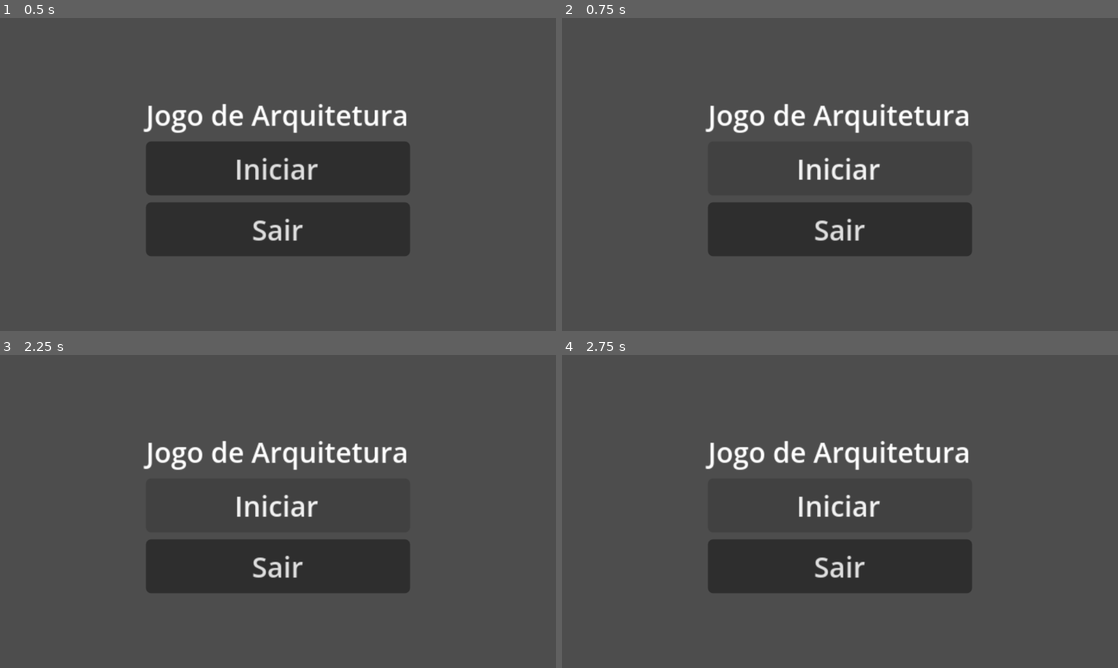
Above: before the commit, frames 1-4 (two rows, left to right).
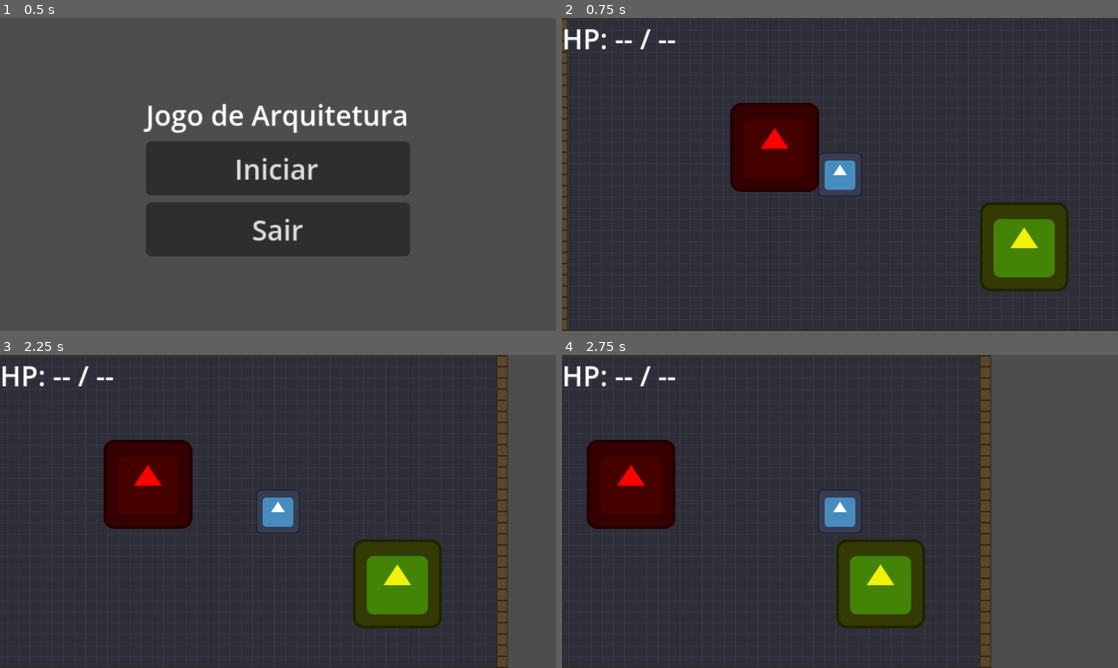
Above: after the commit, the same moments.

Repository: UnBArqDsw2026-1-Turma02/2026.1-T02_G1_MadDev_Entrega_03
Game: Godot game, scene res://scenes/ui/main_menu.tscn
The game is run twice, just before and just after one commit, with the same random seed, the same clock (stepped at 60 frames per second) and the same inputs. The engine's default icon, where the game draws it, is replaced by a stand-in: a white triangle on a blue panel in a dark square.
Inputs (mouse positions are in pixels of both pictures, inside the frame that each line leads up to):
- Up to frame 1 (0.5 s): no input
- Up to frame 2 (0.75 s): click "Iniciar" at 0.5 s
- Up to frame 3 (2.25 s): click (278, 505) at 1.25 s, where only the run before the commit has a clickable "Iniciar"; tap Enter at 2 s; hold D (move_right) from 2.03 s (still down); tap Space (dash) at 2.1 s
- Up to frame 4 (2.75 s): keep holding D (move_right)

Frame 1 is identical in both runs. In frame 2, 78% of the frame differs, in the area x 0-100%, y 0-100%; in frame 3, 71%; in frame 4, 60%.
Error before the commit: Invalid call. Nonexistent function 'reset_game_state' in base 'Nil'. (res://scripts/ui/main_menu.gd:4)

Commit message:
correcao do pr

Diff:
--- a/jogo/project.godot
+++ b/jogo/project.godot
@@ -22,7 +22,7 @@
 GameManager="*res://scripts/autoloads/game_manager.gd"
 AudioManager="*res://scenes/autoloads/audio_manager.tscn"
 StudentProfileRegistry="*res://scripts/resources/student_profile_registry.gd"
-GameFacade="*uid://bojbq48wwwoet"
+GameFacade="*res://scripts/autoloads/game_facade.gd"
 AchievementManager="*res://scripts/autoloads/achievement_manager.gd"
 
 [display]
--- /dev/null
+++ b/jogo/scenes/test_facade.gd
@@ -0,0 +1,146 @@
+## Teste do Facade Pattern.
+## Rode esta cena com F6. Resultados aparecem no painel Output.
+## Valida que GameFacade delega corretamente para cada subsistema
+## e que os sinais fluem via GameMediator → SignalBus (sem bypass).
+extends Node
+
+# ---------------------------------------------------------------------------
+# Contadores para validar que os sinais chegaram via Mediator
+# ---------------------------------------------------------------------------
+var _score_received: int = -1
+var _player_died_count: int = 0
+var _room_cleared_count: int = 0
+var _paused_state: bool = false
+
+var _pass: int = 0
+var _fail: int = 0
+
+
+func _ready() -> void:
+	# Conecta nos sinais do SignalBus para confirmar que chegam via Mediator
+	SignalBus.score_changed.connect(_on_score_changed)
+	SignalBus.player_died.connect(_on_player_died)
+	SignalBus.room_cleared.connect(_on_room_cleared)
+	SignalBus.game_paused.connect(_on_game_paused)
+
+	print("")
+	print("========================================")
+	print("   TESTE: GameFacade")
+	print("========================================")
+
+	await get_tree().process_frame
+
+	_test_start_run()
+	_test_award_points()
+	_test_toggle_pause()
+	_test_emit_player_died()
+	_test_emit_room_cleared()
+	_test_end_run()
+
+	print("----------------------------------------")
+	print("  RESULTADO: %d passaram | %d falharam" % [_pass, _fail])
+	print("========================================")
+	print("")
+
+
+# ---------------------------------------------------------------------------
+# Testes individuais
+# ---------------------------------------------------------------------------
+
+func _test_start_run() -> void:
+	print("\n[1] start_run()")
+	GameFacade.start_run()
+	_assert("GameManager.current_state == PLAYING",
+		GameManager.current_state == GameManager.GameState.PLAYING)
+	_assert("run_score resetado para 0",
+		GameManager.run_score == 0)
+
+
+func _test_award_points() -> void:
+	print("\n[2] award_points() → sinal score_changed via Mediator")
+	_score_received = -1
+	GameFacade.award_points(42)
+	_assert("run_score == 42",
+		GameManager.run_score == 42)
+	_assert("SignalBus.score_changed recebido (via Mediator)",
+		_score_received == 42)
+
+
+func _test_toggle_pause() -> void:
+	print("\n[3] toggle_pause() → sinal game_paused via Mediator")
+	GameFacade.start_run()  # garante estado PLAYING
+	GameFacade.toggle_pause()
+	_assert("GameManager.current_state == PAUSED",
+		GameManager.current_state == GameManager.GameState.PAUSED)
+	_assert("SignalBus.game_paused recebido com is_paused=true",
+		_paused_state == true)
+	_assert("get_tree().paused == true",
+		get_tree().paused == true)
+
+	# Despausa para não travar os testes seguintes
+	GameFacade.toggle_pause()
+	_assert("get_tree().paused == false após 2º toggle",
+		get_tree().paused == false)
+
+
+func _test_emit_player_died() -> void:
+	print("\n[4] emit_player_died() → sinal player_died via Mediator")
+	_player_died_count = 0
+	GameFacade.emit_player_died()
+	_assert("SignalBus.player_died recebido exatamente 1x (sem duplicata)",
+		_player_died_count == 1)
+
+
+func _test_emit_room_cleared() -> void:
+	print("\n[5] emit_room_cleared() → sinal room_cleared via Mediator")
+	_room_cleared_count = 0
+	GameFacade.emit_room_cleared()
+	_assert("SignalBus.room_cleared recebido exatamente 1x",
+		_room_cleared_count == 1)
+
+
+func _test_end_run() -> void:
+	print("\n[6] end_run(false) → GameState == GAME_OVER")
+	GameFacade.start_run()
+	GameFacade.end_run(false)
+	_assert("GameManager.current_state == GAME_OVER",
+		GameManager.current_state == GameManager.GameState.GAME_OVER)
+
+	print("\n[7] end_run(true) → GameState == VICTORY")
+	GameFacade.start_run()
+	GameFacade.end_run(true)
+	_assert("GameManager.current_state == VICTORY",
+		GameManager.current_state == GameManager.GameState.VICTORY)
+
+
+# ---------------------------------------------------------------------------
+# Callbacks dos sinais
+# ---------------------------------------------------------------------------
+
+func _on_score_changed(new_score: int) -> void:
+	_score_received = new_score
+
+
+func _on_player_died() -> void:
+	_player_died_count += 1
+
+
+func _on_room_cleared() -> void:
+	_room_cleared_count += 1
+
+
+func _on_game_paused(is_paused: bool) -> void:
+	_paused_state = is_paused
+
+
+# ---------------------------------------------------------------------------
+# Helper
+# ---------------------------------------------------------------------------
+
+func _assert(description: String, condition: bool) -> void:
+	if condition:
+		_pass += 1
+		print("  ✅ ", description)
+	else:
+		_fail += 1
+		print("  ❌ FALHOU: ", description)
--- a/jogo/scenes/world/test_room.tscn
+++ b/jogo/scenes/world/test_room.tscn
@@ -8,8 +8,7 @@
 [ext_resource type="PackedScene" uid="uid://bpausemenu001" path="res://scenes/ui/pause_menu.tscn" id="6_pause"]
 [ext_resource type="Script" uid="uid://dsawei2qls5mw" path="res://scripts/enemies/basic_enemy_spawner.gd" id="7_6s7be"]
 [ext_resource type="Script" uid="uid://c7lt8ue0cwaui" path="res://scripts/enemies/ranged_enemy_spawner.gd" id="7_u3u0o"]
-[ext_resource type="Script" uid="uid://cyeaw60efjvl4" path="res://scripts/world/projectile_pool.gd" id="8_vnu35"]
-[ext_resource type="Script" uid="uid://lr14jljvcf4l" path="res://scenes/test_pool.gd" id="9_wb54u"]
+[ext_resource type="Script" uid="uid://bdpmnpb2mo3c2" path="res://scripts/world/projectile_pool.gd" id="8_vnu35"]
 
 [node name="TestRoom" type="Node2D" unique_id=2062937570]
 
@@ -42,10 +41,6 @@
 [node name="ProjectilePool" type="Node" parent="." unique_id=135487366]
 script = ExtResource("8_vnu35")
 
-[node name="TestPool" type="Node" parent="." unique_id=1154113550 node_paths=PackedStringArray("pool")]
-script = ExtResource("9_wb54u")
-pool = NodePath("../ProjectilePool")
-
 [node name="spawn" type="Node2D" parent="." unique_id=1541222538]
 position = Vector2(417, 216)
 script = ExtResource("7_u3u0o")
--- a/jogo/scripts/autoloads/audio_manager.gd
+++ b/jogo/scripts/autoloads/audio_manager.gd
@@ -38,6 +38,22 @@
 	sfx_player.play()
 
 
+func play_sfx_by_name(sfx_name: String) -> void:
+	var stream := load("res://art/sounds/" + sfx_name + ".wav") as AudioStream
+	if stream:
+		play_sfx(stream)
+	else:
+		push_warning("AudioManager: som não encontrado - ", sfx_name)
+
+
+func play_music_by_name(music_name: String) -> void:
+	var stream := load("res://art/music/" + music_name + ".wav") as AudioStream
+	if stream:
+		play_music(stream)
+	else:
+		push_warning("AudioManager: música não encontrada - ", music_name)
+
+
 # ---------------------------------------------------------------------------
 # Utilitário interno
 # ---------------------------------------------------------------------------
--- a/jogo/scripts/autoloads/game_facade.gd
+++ b/jogo/scripts/autoloads/game_facade.gd
@@ -1,36 +1,21 @@
 ## Facade Pattern
-## Interface simplificada para os subsistemas do jogo (Audio, Game, Signals)
-## Registre como Autoload com nome "GameFacade" no project.godot
+## Interface simplificada para os subsistemas do jogo (Audio, Game, Signals).
+## Registrado como Autoload com nome "GameFacade" no project.godot.
+## Todo código de gameplay deve usar GameFacade em vez de chamar autoloads diretamente.
 extends Node
-
-# ---------------------------------------------------------------------------
-# Subsistemas (acessados via autoload)
-# ---------------------------------------------------------------------------
-# AudioManager, GameManager e SignalBus já estão registrados como autoloads
 
 # ---------------------------------------------------------------------------
 # Métodos de Áudio (AudioManager)
 # ---------------------------------------------------------------------------
 
-## Toca um efeito sonoro
-## @param sfx_name: Nome do arquivo de som (ex: "shoot", "explosion")
+## Toca um efeito sonoro pelo nome do arquivo (sem extensão)
 func play_sound(sfx_name: String) -> void:
-	# Exemplo: carrega e toca o som baseado no nome
-	var sfx_stream = load("res://art/sounds/" + sfx_name + ".wav")
-	if sfx_stream:
-		AudioManager.play_sfx(sfx_stream)
-	else:
-		push_warning("GameFacade: som não encontrado - ", sfx_name)
+	AudioManager.play_sfx_by_name(sfx_name)
 
 
-## Toca música de fundo
-## @param music_name: Nome do arquivo de música
+## Toca música de fundo pelo nome do arquivo (sem extensão)
 func play_music(music_name: String) -> void:
-	var music_stream = load("res://art/music/" + music_name + ".wav")
-	if music_stream:
-		AudioManager.play_music(music_stream)
-	else:
-		push_warning("GameFacade: música não encontrada - ", music_name)
+	AudioManager.play_music_by_name(music_name)
 
 
 ## Para a música atual
@@ -42,13 +27,12 @@
 # Métodos do Jogo (GameManager)
 # ---------------------------------------------------------------------------
 
-## Adiciona pontos ao placar
-## @param amount: Quantidade de pontos a adicionar
-func award_points(amount: int) -> void:
-	GameManager.add_score(amount)
+## Inicia uma nova run (reseta estado + muda para PLAYING)
+func start_run() -> void:
+	GameManager.start_run()
 
 
-## Reseta o estado da run (permadeath)
+## Reseta o estado volátil da run sem iniciar (útil antes de start_run em testes)
 func reset_game_state() -> void:
 	GameManager.reset_run()
 
@@ -64,57 +48,64 @@
 	GameManager.toggle_pause()
 
 
-# ---------------------------------------------------------------------------
-# Métodos de Sinais (SignalBus)
-# ---------------------------------------------------------------------------
-
-## Emite sinal que o jogador morreu
-func emit_player_died() -> void:
-	SignalBus.player_died.emit()
-
-
-## Emite sinal que um inimigo morreu
-## @param enemy: Referência ao inimigo que morreu
-func emit_enemy_died(enemy: Node) -> void:
-	SignalBus.enemy_died.emit(enemy)
-
-
-## Emite sinal que a sala foi limpa (todos inimigos mortos)
-func emit_room_cleared() -> void:
-	SignalBus.room_cleared.emit()
-
-
-## Emite sinal que a pontuação mudou
-## @param new_score: Nova pontuação
-func emit_score_changed(new_score: int) -> void:
-	SignalBus.score_changed.emit(new_score)
-
-
-## Emite sinal que o jogo foi pausado
-## @param is_paused: true se pausado, false se despausado
-func emit_game_paused(is_paused: bool) -> void:
-	SignalBus.game_paused.emit(is_paused)
+## Adiciona pontos ao placar
+## @param amount: Quantidade de pontos a adicionar
+func award_points(amount: int) -> void:
+	GameManager.add_score(amount)
 
 
 # ---------------------------------------------------------------------------
-# Métodos Combinados (exemplos de uso mais complexo)
+# Métodos de Eventos (via GameMediator → SignalBus)
+# Toda emissão de evento passa pelo Mediator para manter o desacoplamento.
 # ---------------------------------------------------------------------------
 
-## Mata o jogador (som + sinal)
+## Notifica que o jogador morreu
+func emit_player_died() -> void:
+	GameMediator.notify(self, GameMediator.EVENT_PLAYER_DIED)
+
+
+## Notifica que um inimigo morreu
+## @param enemy: Referência ao inimigo que morreu
+func emit_enemy_died(enemy: Node) -> void:
+	GameMediator.notify(self, GameMediator.EVENT_ENEMY_DIED, {"enemy": enemy})
+
+
+## Notifica que a sala foi limpa (todos os inimigos eliminados)
+func emit_room_cleared() -> void:
+	GameMediator.notify(self, GameMediator.EVENT_ROOM_CLEARED)
+
+
+## Notifica mudança de pontuação
+## @param new_score: Nova pontuação
+func emit_score_changed(new_score: int) -> void:
+	GameMediator.notify(self, GameMediator.EVENT_SCORE_CHANGED, {"new_score": new_score})
+
+
+## Notifica estado de pausa
+## @param is_paused: true se pausado, false se despausado
+func emit_game_paused(is_paused: bool) -> void:
+	GameMediator.notify(self, GameMediator.EVENT_GAME_PAUSED, {"is_paused": is_paused})
+
+
+# ---------------------------------------------------------------------------
+# Métodos Compostos (combinam múltiplos subsistemas)
+# ---------------------------------------------------------------------------
+
+## Mata o jogador: som de morte + evento player_died + encerra run como derrota
 func kill_player() -> void:
 	play_sound("death")
 	emit_player_died()
 	end_run(false)
 
 
-## Vitória do jogador (música + sinal)
+## Vitória do jogador: música de vitória + encerra run como vitória
 func victory() -> void:
 	play_music("victory")
 	end_run(true)
 
 
 ## Adiciona pontos com efeito sonoro
+## O evento score_changed é emitido automaticamente por GameManager.add_score via Mediator
 func award_points_with_sound(amount: int) -> void:
 	award_points(amount)
 	play_sound("point")
-	emit_score_changed(GameManager.run_score)
--- a/jogo/scripts/autoloads/game_manager.gd
+++ b/jogo/scripts/autoloads/game_manager.gd
@@ -1,5 +1,4 @@
 ## Singleton Pattern — instância global única que guarda o estado da run.
-## Facade Pattern — reset_run() esconde a complexidade de reiniciar todos os sistemas.
 ## Conexões de sinais devem ser feitas via inspetor, não via código.
 extends Node
 
--- a/jogo/scripts/ui/main_menu.gd
+++ b/jogo/scripts/ui/main_menu.gd
@@ -1,10 +1,9 @@
 extends Control
 
 func _on_start_pressed() -> void:
-	GameFacade.reset_game_state()  # ← USANDO A FACADE
-	GameManager.start_run()
+	GameFacade.start_run()
 	get_tree().change_scene_to_file("res://scenes/world/test_room.tscn")
 
 func _on_quit_pressed() -> void:
-	GameFacade.end_run(false)  # ← USANDO A FACADE
+	GameFacade.end_run(false)
 	get_tree().quit()
--- a/jogo/scripts/ui/pause_menu.gd
+++ b/jogo/scripts/ui/pause_menu.gd
@@ -7,7 +7,7 @@
 
 func _unhandled_input(event: InputEvent) -> void:
 	if event.is_action_pressed("ui_cancel"):
-		GameManager.toggle_pause()
+		GameFacade.toggle_pause()
 		get_viewport().set_input_as_handled()
 
 
@@ -16,9 +16,9 @@
 
 
 func _on_resume_pressed() -> void:
-	GameManager.toggle_pause()
+	GameFacade.toggle_pause()
 
 
 func _on_quit_pressed() -> void:
-	GameManager.end_run(false)
+	GameFacade.end_run(false)
 	get_tree().change_scene_to_file("res://scenes/ui/main_menu.tscn")
Not shown, added: jogo/scenes/test_facade.gd.uid
